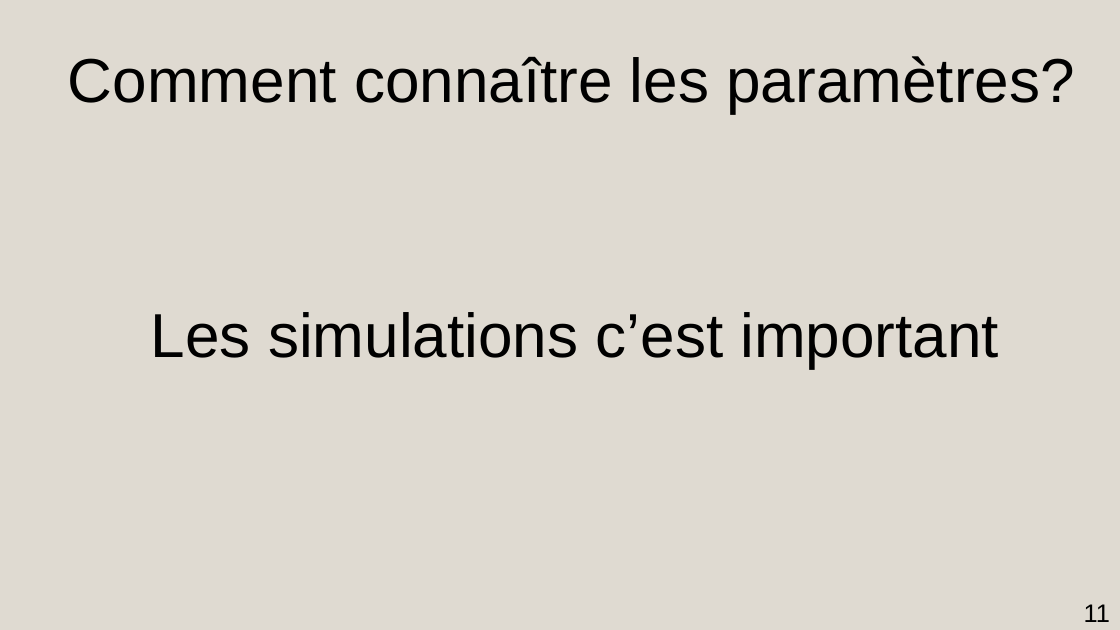
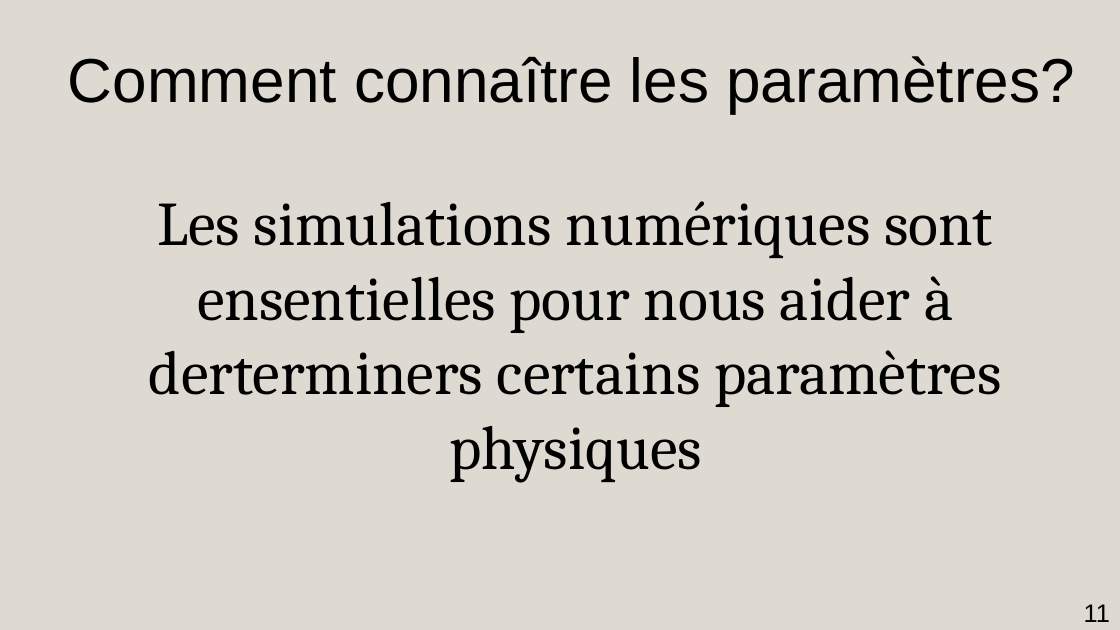
Before and after one commit to AmdaU/presentations, a slide deck: slide 11 of Seminaire/Seminaire.odp. Drawn at 1120x630 pixels with LibreOffice and Linux fonts; fonts in the diff are those of the drawing. Boxes give left, top, right and bottom in pixels: in the first picture for what was removed or moved away, otherwise in the second. Text is boxed around its words. In the diff, an @@ line names an element or a change of style, - is before the commit and + after.

```diff
--- a/Seminaire/Seminaire.odp
+++ b/Seminaire/Seminaire.odp
@@ title at box(149, 201, 1002, 483): text changed; font Arial to Cambria @@
-Les simulations c’est important
+Les simulations numériques sont ensentielles pour nous aider à derterminers certains paramètres physiques
```
Also in this commit, not shown: 2 other slides changed, 3 slides added, 3 slides removed, 1 other file.
